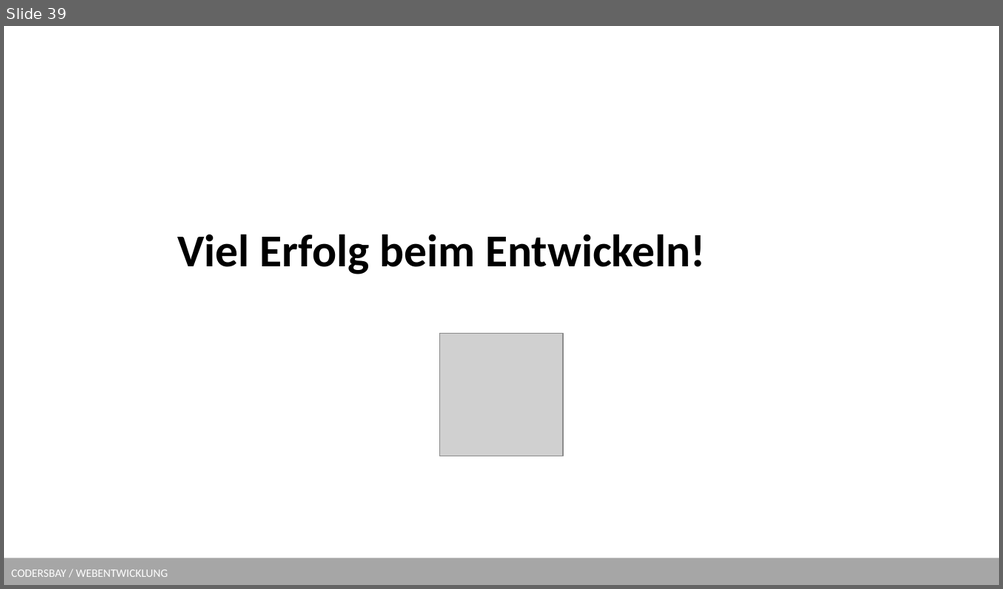
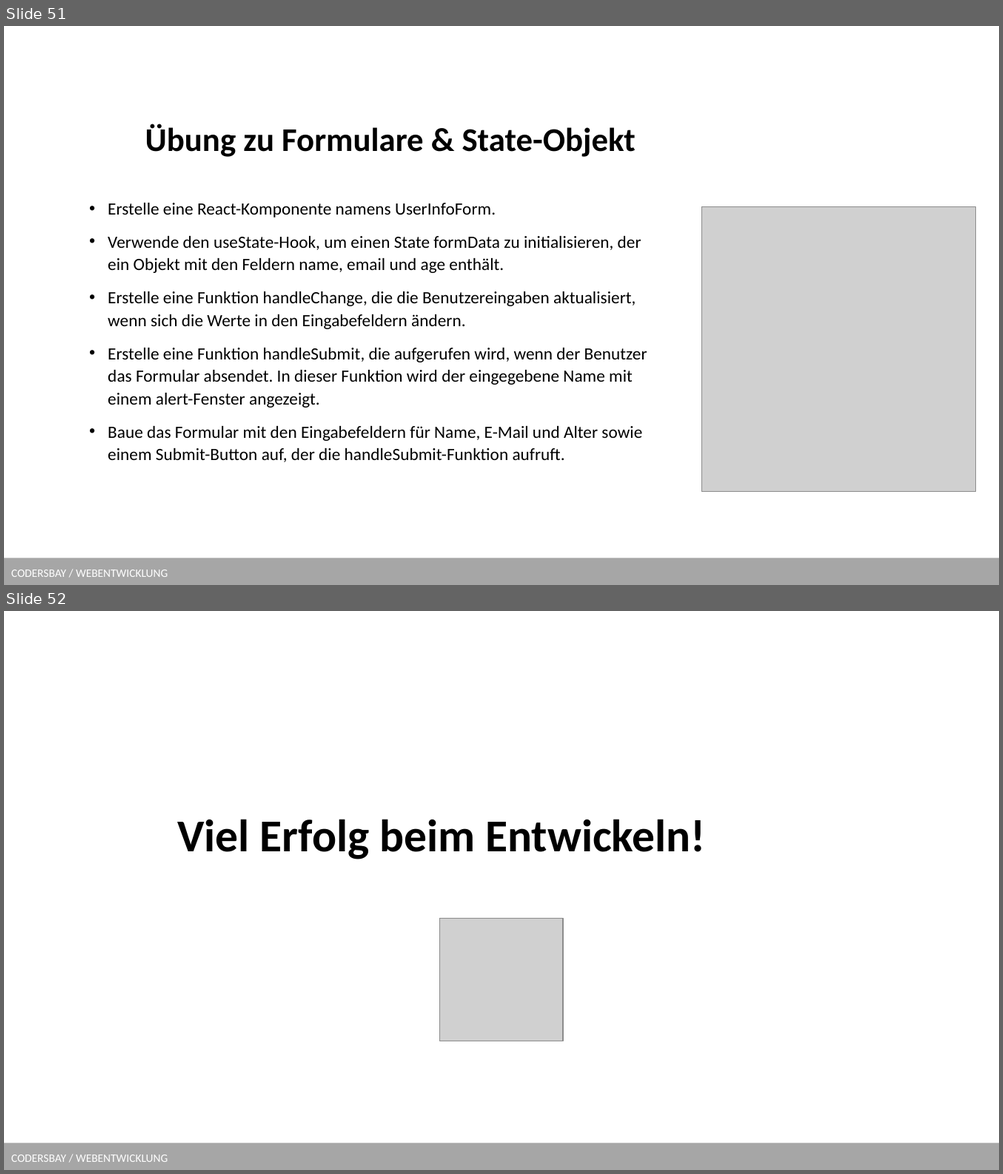
Before and after one commit to kodo89/Webentwicklung_23_24, a slide deck: 9. React/React.pptx. Shown one above the other, each under a label of ours: slide 39 before the commit, slides 51 and 52 after it. The pictures are 1003x589 and 1003x1174 pixels, drawn with LibreOffice and Linux fonts; fonts in the diff are those of the drawing; grey boxes stand for pictures; background and template pictures are left out. Boxes give left, top, right and bottom in pixels: in the first picture for what was removed or moved away, otherwise in the second. Text is boxed around its words. In the diff, an @@ line names an element or a change of style, - is before the commit and + after.

```diff
--- a/9. React/React.pptx
+++ b/9. React/React.pptx
@@ slide 51 added at [4,26,999,585], background #FFFFFF; not listed: 1 template element that a slide beside it also shows @@
@@ title added at [145,124,635,157], 32 pt, text #000000, bold @@
+Übung zu Formulare & State-Objekt
@@ text added at [108,203,647,463], 16.6 pt, text #000000 @@
+• Erstelle eine React-Komponente namens UserInfoForm.
+• Verwende den useState-Hook, um einen State formData zu initialisieren, der ein Objekt mit den Feldern name, email und age enthält.
+• Erstelle eine Funktion handleChange, die die Benutzereingaben aktualisiert, wenn sich die Werte in den Eingabefeldern ändern.
+• Erstelle eine Funktion handleSubmit, die aufgerufen wird, wenn der Benutzer das Formular absendet. In dieser Funktion wird der eingegebene Name mit einem alert-Fenster angezeigt.
+• Baue das Formular mit den Eingabefeldern für Name, E-Mail und Alter sowie einem Submit-Button auf, der die handleSubmit-Funktion aufruft.
@@ picture added at [702,207,976,492] @@
@@ what was slide 39 is now slide 52 @@
```
Also in this commit, not shown: 2 slides changed, 12 other slides added.
